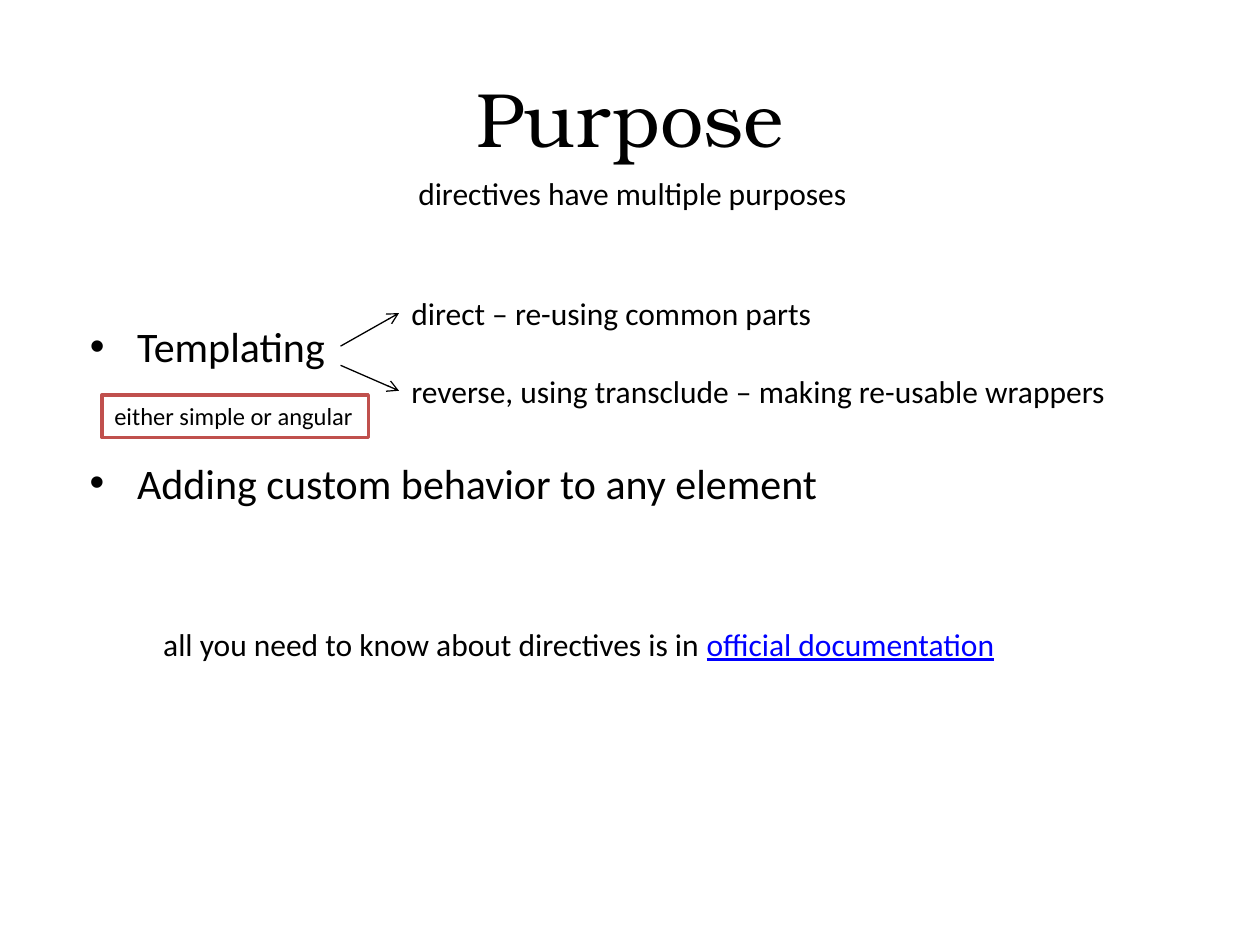
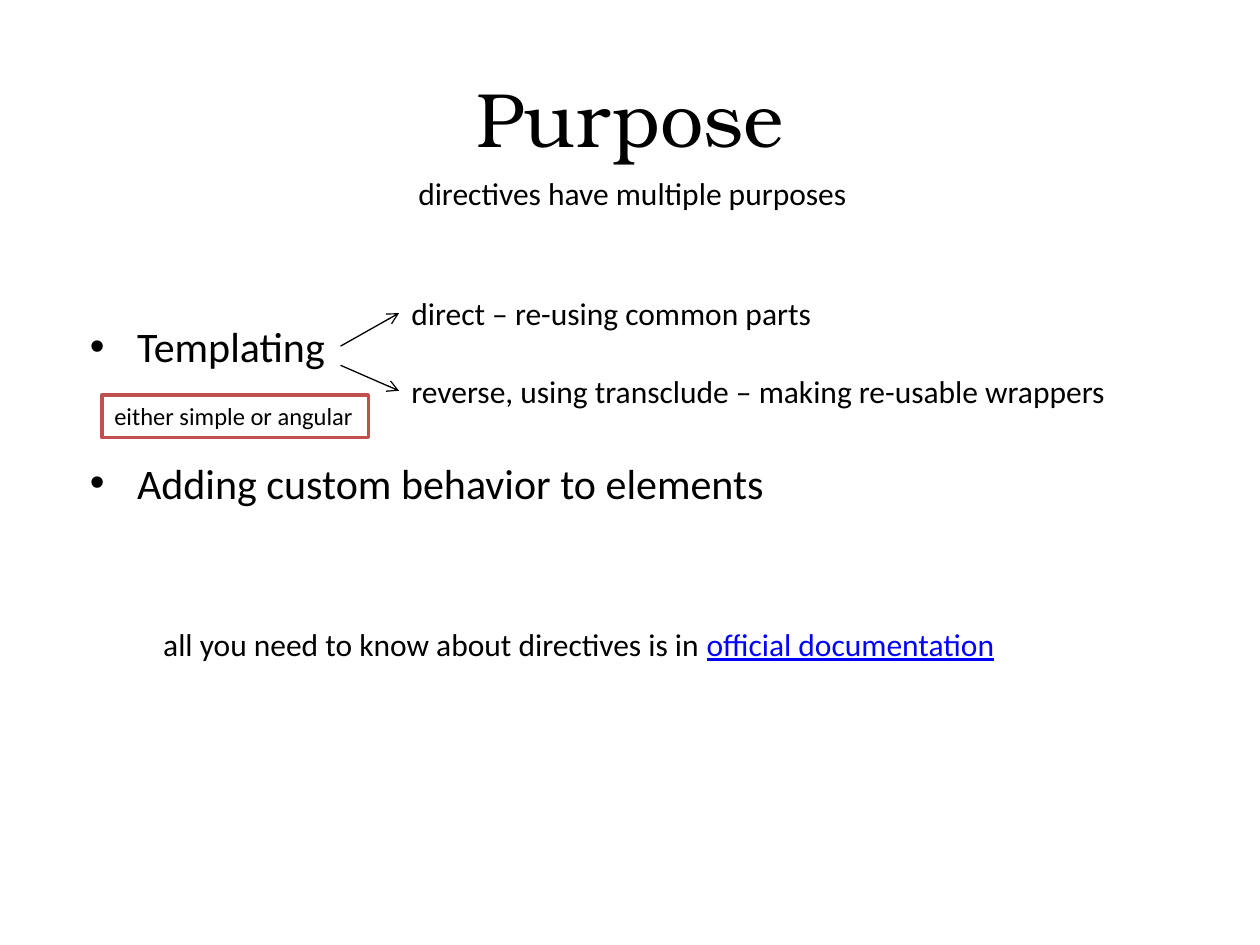
Before and after one commit to alexeymatveevp/angularjs-course, a slide deck: slide 4 of docs/03_directives.pptx (slide 3 before the commit). Drawn at 1260x945 pixels with LibreOffice and Linux fonts; fonts in the diff are those of the drawing. Boxes give left, top, right and bottom in pixels: in the first picture for what was removed or moved away, otherwise in the second. Text is boxed around its words. In the diff, an @@ line names an element or a change of style, - is before the commit and + after.

```diff
--- a/docs/03_directives.pptx
+++ b/docs/03_directives.pptx
@@ text at [137,469,764,507]: text changed @@
-• Adding custom behavior to any element
+• Adding custom behavior to elements
```
Also in this commit, not shown: 2 other slides changed, 2 slides added, 17 slides removed, 31 other files.
